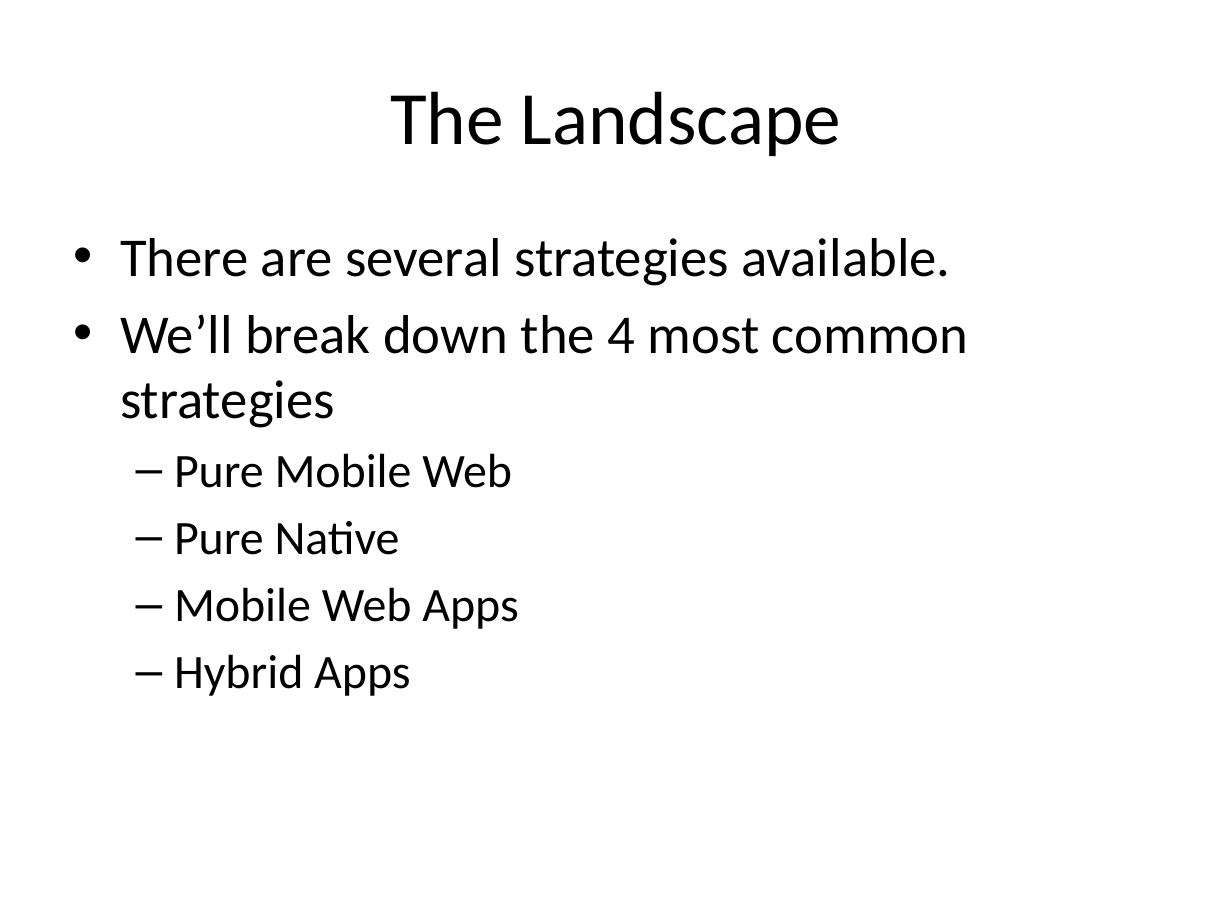
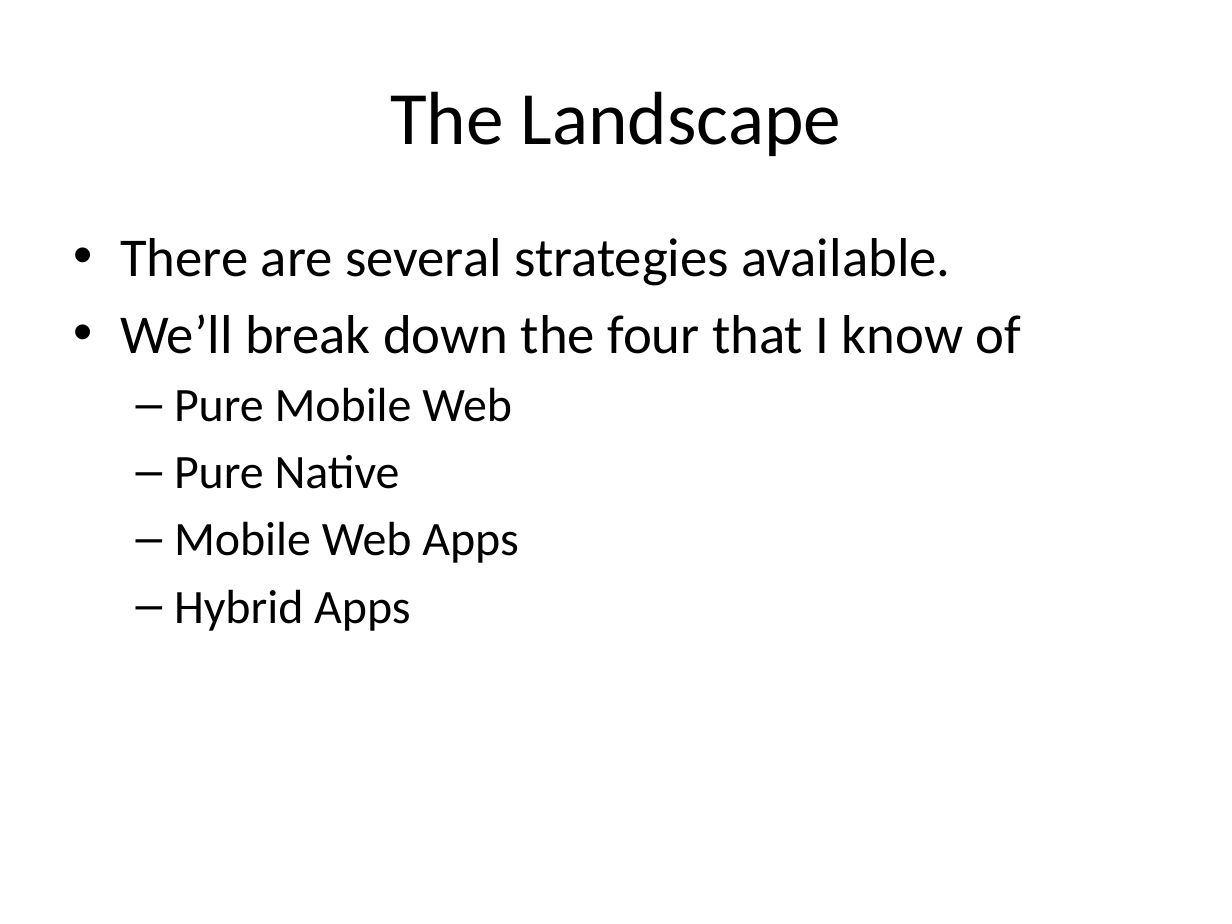
Before and after one commit to dayelostraco/SuperHappyDevDay, a slide deck: slide 31 of SHDD Mobile Presentation.pptx (slide 26 before the commit). Drawn at 1232x924 pixels with LibreOffice and Linux fonts; fonts in the diff are those of the drawing. Boxes give left, top, right and bottom in pixels: in the first picture for what was removed or moved away, otherwise in the second. Text is boxed around its words. In the diff, an @@ line names an element or a change of style, - is before the commit and + after.

```diff
--- a/SHDD Mobile Presentation.pptx
+++ b/SHDD Mobile Presentation.pptx
@@ text at (120, 314, 1022, 354): text changed @@
-• We’ll break down the 4 most common strategies
+• We’ll break down the four that I know of
```
Also in this commit, not shown: 19 other slides changed, 7 slides added, 1 slide removed.
